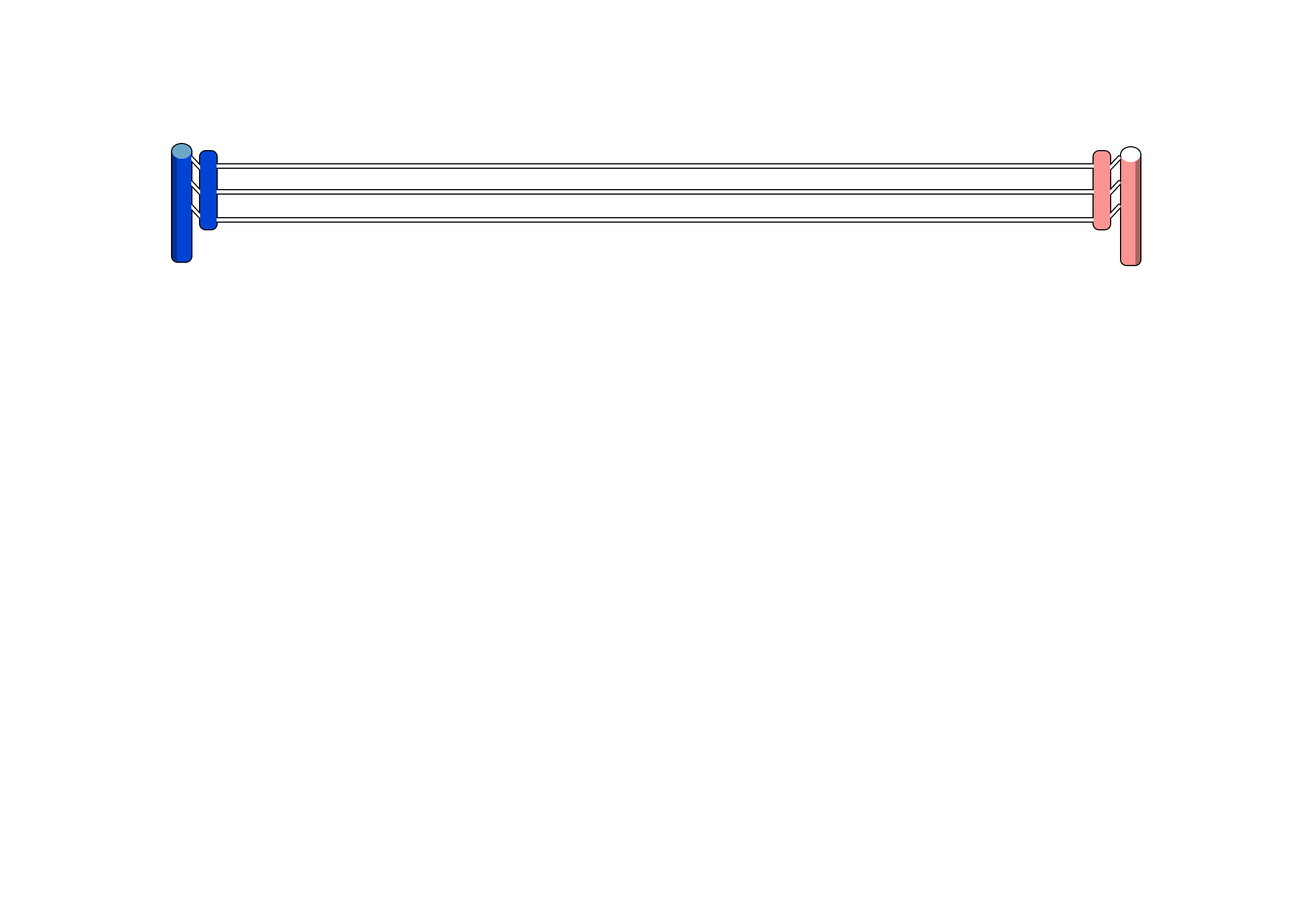
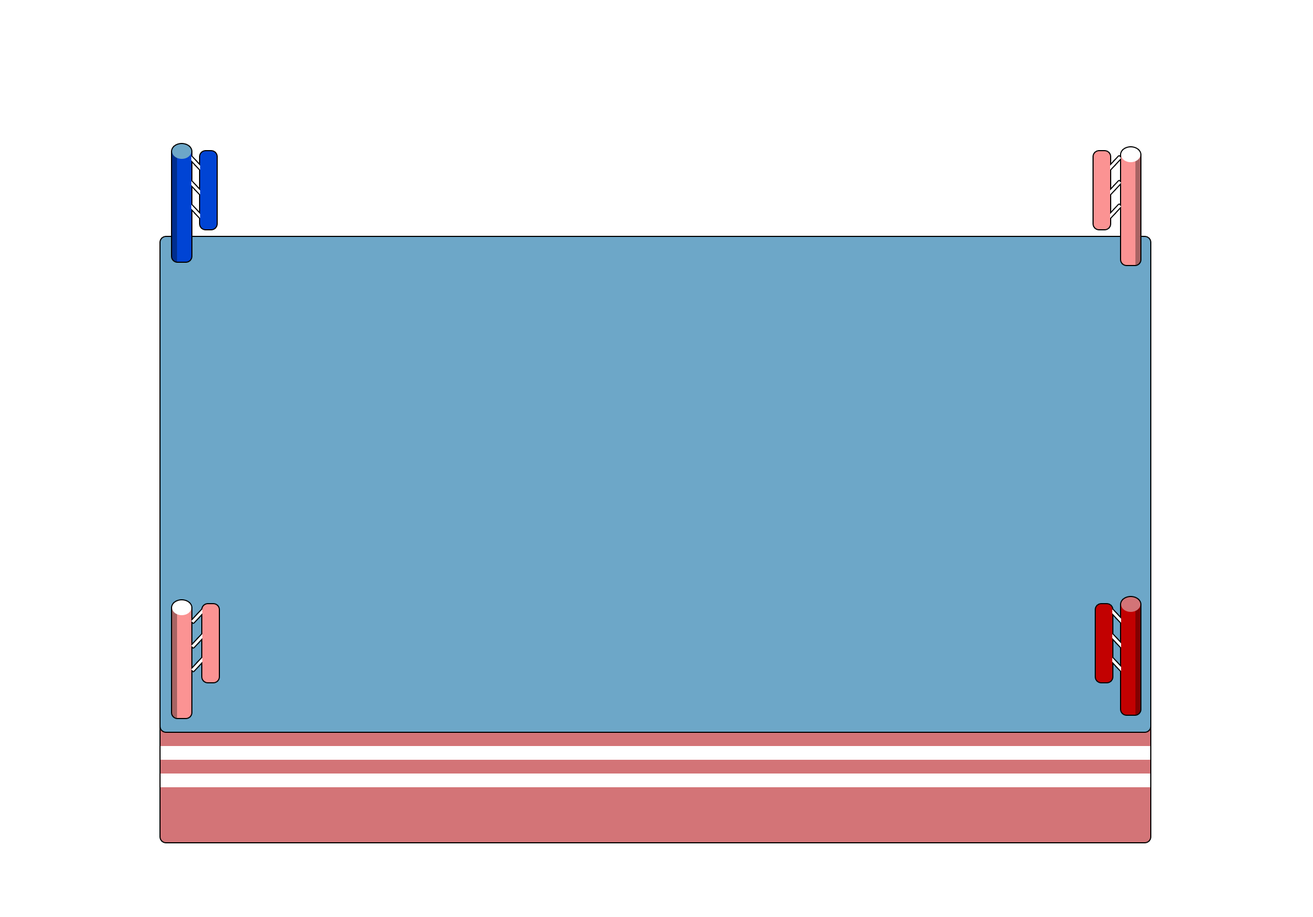
The second (1313, 917) image is a revision of the first. Changes to its layers:
added group "Sprites" with 56 layers above "old" over [160, 163, 1150, 843]
moved "Top" into group "Sprites" over [172, 163, 1140, 265]
moved "Rectangle 1 copy 2" (1st of 2, in "Sprites" › "Top" › "ropes" › "center-ropes") into group "center-ropes" over [216, 218, 1094, 222]
moved "Rectangle 1 copy" (1st of 2, in "Sprites" › "Top" › "ropes" › "center-ropes") into group "center-ropes" over [216, 190, 1094, 194]
moved "Rectangle 1" (1st of 2, in "Sprites" › "Top" › "ropes" › "center-ropes") into group "center-ropes" over [216, 164, 1094, 168]
added group "Bottom" with 23 layers in group "Sprites" over [172, 596, 1140, 718]
added group "bottom-Right-Post copy" with 3 layers in group "Bottom" over [172, 600, 192, 718]
added layer "Rounded Rectangle 1" (3rd of 4, in "Sprites" › "Bottom" › "bottom-Right-Post copy") in group "bottom-Right-Post copy" over [172, 603, 192, 718]
added group "bottom-left-Post" with 3 layers in group "Bottom" over [1120, 596, 1140, 715]
added layer "Rounded Rectangle 1" (4th of 4, in "Sprites" › "Bottom" › "bottom-left-Post") in group "bottom-left-Post" over [1120, 600, 1140, 715]
added group "ropes" (2nd of 2, in "Sprites" › "Bottom") with 12 layers in group "Bottom" over [191, 609, 1123, 675]
added group "stage" with 7 layers in group "Sprites" over [160, 236, 1150, 843]
added layer "Ring-Canvas" in group "stage" over [160, 236, 1150, 732]
added group "Ring-bottom" with 5 layers in group "stage" over [160, 690, 1150, 843]
added layer "Rectangle 2 copy" in group "Ring-bottom" over [160, 759, 1150, 774]
added layer "Rounded Rectangle 4" (1st of 2, in "Sprites" › "stage" › "Ring-bottom") in group "Ring-bottom" over [160, 690, 1150, 746]
added layer "Rounded Rectangle 4" (2nd of 2, in "Sprites" › "stage" › "Ring-bottom") in group "Ring-bottom" over [160, 787, 1150, 843]
…and 14 more changes (14 added)
